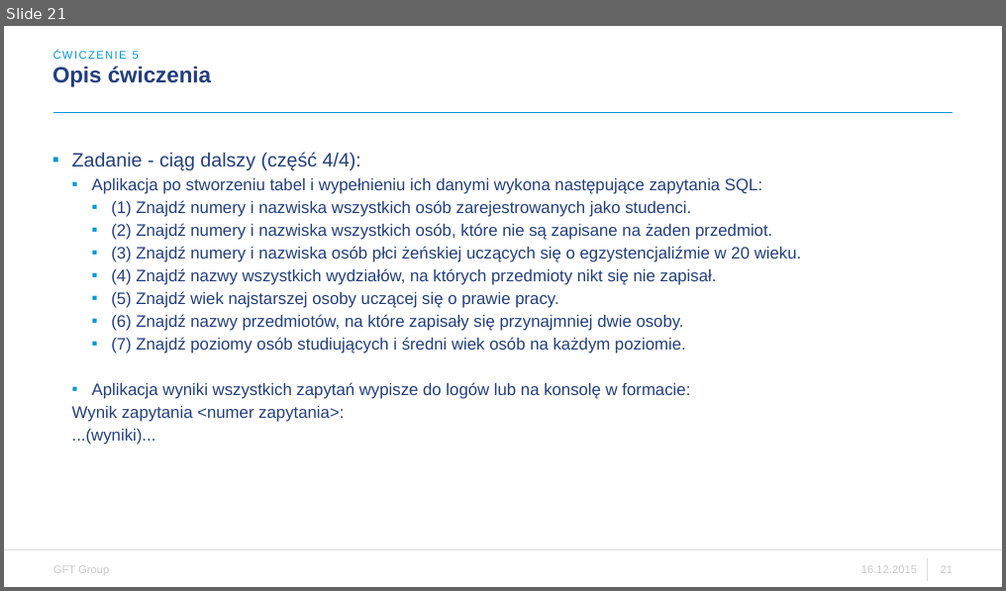
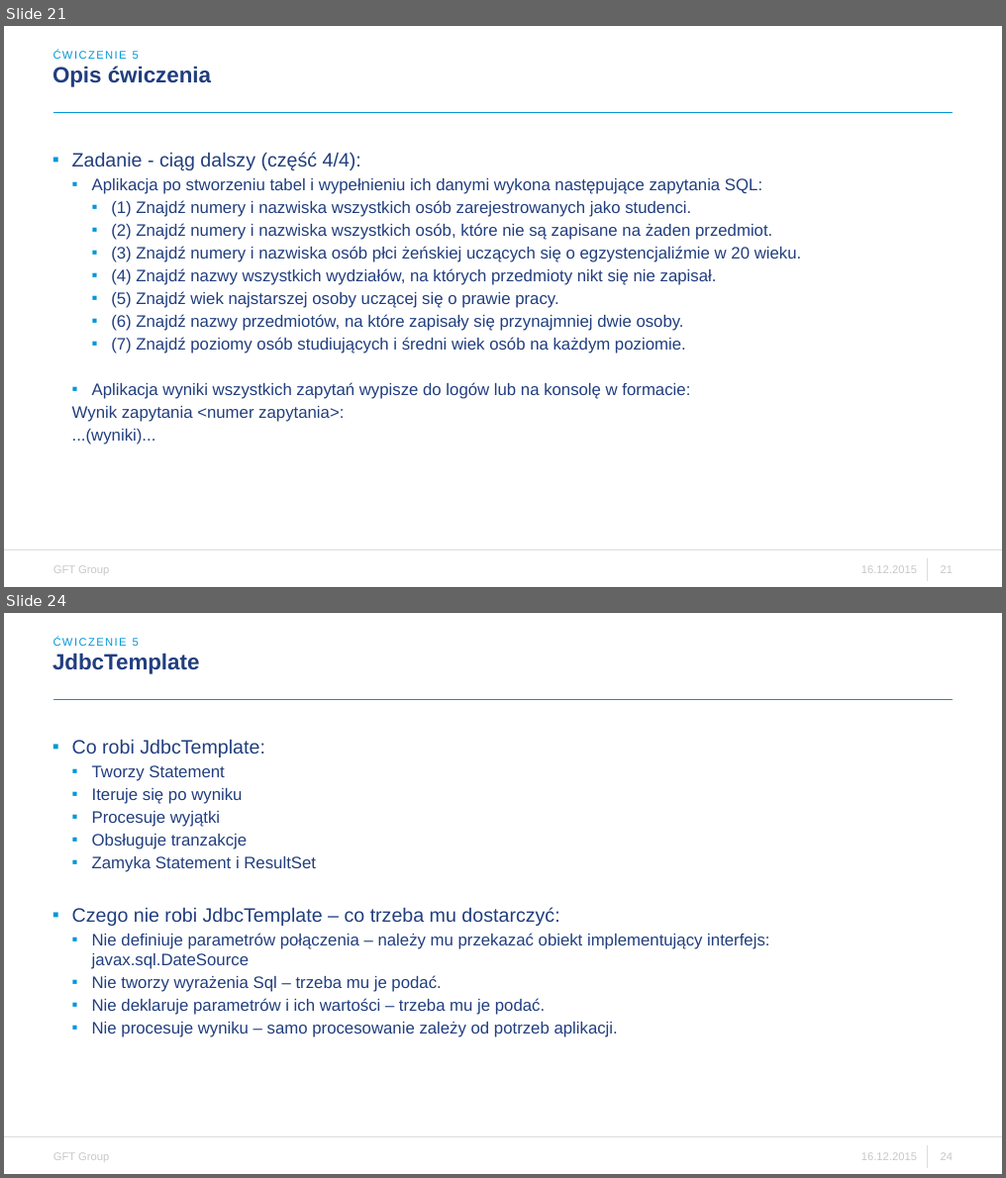
Before and after one commit to riiff1/exercise5, a slide deck: WDSR - ćwiczenie 5.pptx. Shown one above the other, each under a label of ours: slide 21 before the commit, slides 21 and 24 after it; the slides between them are not shown. The pictures are 1006x591 and 1006x1178 pixels, drawn with LibreOffice and Linux fonts; fonts in the diff are those of the drawing; background and template pictures are left out. Boxes give left, top, right and bottom in pixels: in the first picture for what was removed or moved away, otherwise in the second. Text is boxed around its words. In the diff, an @@ line names an element or a change of style, - is before the commit and + after.

Commit message:
Update prezentacji dla JdbcTemplate, aktualizacja terminow

```diff
--- a/WDSR - ćwiczenie 5.pptx
+++ b/WDSR - ćwiczenie 5.pptx
@@ slide 24 added at bbox=[4, 613, 1002, 1174], background #FFFFFF; not listed: 6 template elements that a slide beside it also shows @@
@@ text added at bbox=[54, 637, 139, 646], 8 pt, text #0097D9 @@
+ĆWICZENIE 5
@@ title added at bbox=[53, 653, 199, 674], 16 pt, text #213E7F, bold @@
+JdbcTemplate
@@ text added at bbox=[72, 739, 769, 1038], 12 pt, text #213E7F @@
+▪ Co robi JdbcTemplate:
+  ▪ Tworzy Statement
+  ▪ Iteruje się po wyniku
+  ▪ Procesuje wyjątki
+  ▪ Obsługuje tranzakcje
+  ▪ Zamyka Statement i ResultSet
+▪ Czego nie robi JdbcTemplate – co trzeba mu dostarczyć:
+  ▪ Nie definiuje parametrów połączenia – należy mu przekazać obiekt implementujący interfejs: javax.sql.DateSource
+  ▪ Nie tworzy wyrażenia Sql – trzeba mu je podać.
+  ▪ Nie deklaruje parametrów i ich wartości – trzeba mu je podać.
+  ▪ Nie procesuje wyniku – samo procesowanie zależy od potrzeb aplikacji.
```
Also in this commit, not shown: 1 slide changed, 3 other slides added.
